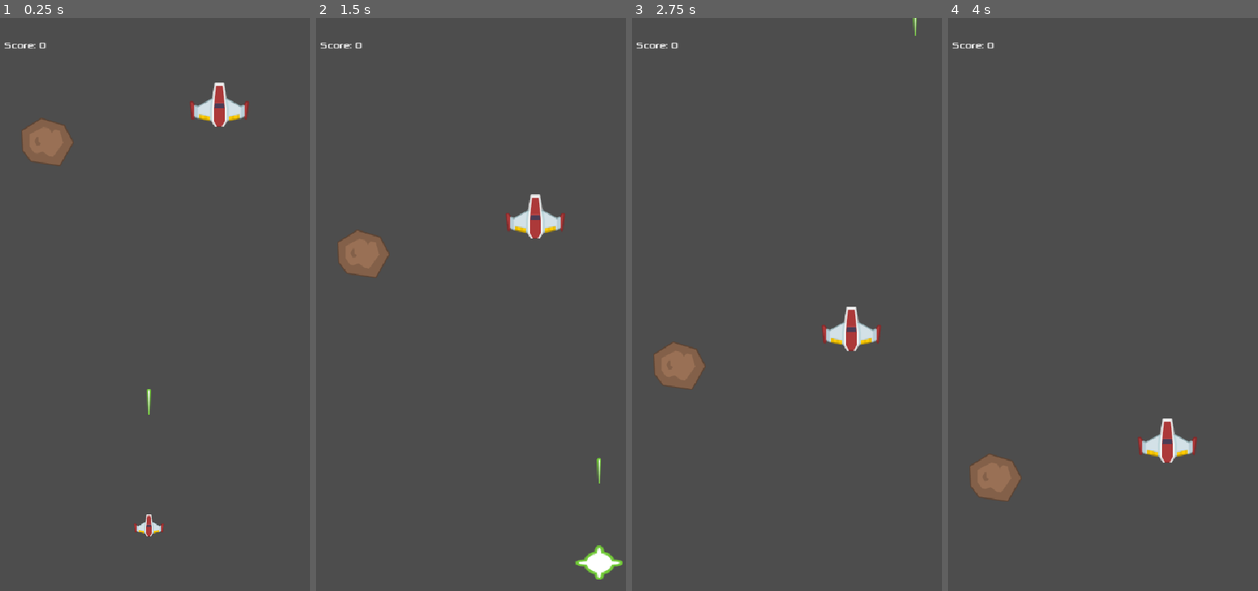
Above: before the commit, frames 1-4 (left to right).
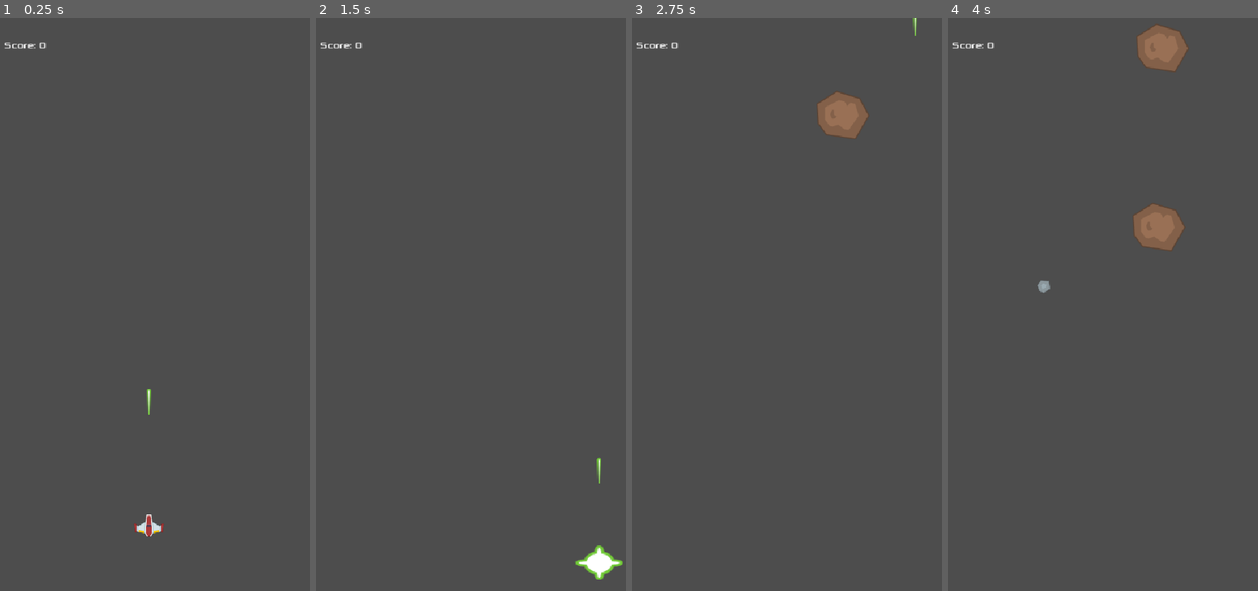
Above: after the commit, the same moments.

Repository: patsygibson/the_space_waste_game
Game: Godot game, scene res://scenes/main.tscn
The game is run twice, just before and just after one commit, with the same random seed, the same clock (stepped at 60 frames per second) and the same inputs.
Inputs:
- Up to frame 1 (0.25 s): no input
- Up to frame 2 (1.5 s): hold Right (move_right) 0.53-1.28 s; tap W (shield_activation) at 0.6 s; hold Down (move_down) from 1.28 s (still down); tap Space (shoot) at 1.35 s
- Up to frame 3 (2.75 s): release Down (move_down) at 2.03 s; hold Right (move_right) from 2.03 s (still down); tap W (shield_activation) at 2.1 s
- Up to frame 4 (4 s): release Right (move_right) at 2.78 s; hold Up (move_up) 2.78-3.53 s; tap Space (shoot) at 2.85 s; hold Left (move_left) from 3.53 s (still down); tap W (shield_activation) at 3.6 s

The runs differ from the first frame. In frame 1, 1.7% of the frame differs, in the area x 6-81%, y 11-26%; in frame 2, 1.7%; in frame 3, 2.7%; in frame 4, 3.8%, in the area x 6-81%, y 1-85%.

Commit message:
Added another enemy + move enemies into enemy scenes
Added asteroid that inherits from bigbrown, added them within an array + a timer so when the timer starts (every one second) it picks a random scene (one of the enemies) within the array and then it's global position within a range at the top of the screen in random places, then the scene is added to the enemy container.

Diff:
--- /dev/null
+++ b/scenes/asteroid.tscn
@@ -0,0 +1,14 @@
+[gd_scene format=3 uid="uid://c3dn5s36e51ky"]
+
+[ext_resource type="PackedScene" uid="uid://dvkg13qbh3dfe" path="res://scenes/bigbrown.tscn" id="1_akfqu"]
+[ext_resource type="Texture2D" uid="uid://c31511shc2dgf" path="res://assets/meteorGrey_med1.png" id="2_6mo6b"]
+
+[node name="asteroid" unique_id=217626966 instance=ExtResource("1_akfqu")]
+scale = Vector2(0.5, 0.5)
+speed = 400
+
+[node name="Sprite2D" parent="." index="0" unique_id=530132345]
+texture = ExtResource("2_6mo6b")
+
+[node name="CollisionShape2D" parent="." index="1" unique_id=2141742905]
+scale = Vector2(0.5, 0.5)
--- a/scenes/bigbrown.tscn
+++ b/scenes/bigbrown.tscn
@@ -1,6 +1,6 @@
 [gd_scene format=3 uid="uid://dvkg13qbh3dfe"]
 
-[ext_resource type="Script" uid="uid://p86syyad0vha" path="res://scenes/bigbrown.gd" id="1_8pi2v"]
+[ext_resource type="Script" uid="uid://p86syyad0vha" path="res://scripts/bigbrown.gd" id="1_8pi2v"]
 [ext_resource type="Texture2D" uid="uid://bgortyss22lwg" path="res://assets/bigbrown.png" id="2_v7c86"]
 
 [sub_resource type="CapsuleShape2D" id="CapsuleShape2D_uu1al"]
--- a/scenes/main.tscn
+++ b/scenes/main.tscn
@@ -7,10 +7,15 @@
 [ext_resource type="FontFile" uid="uid://cki8bqwisf8qh" path="res://assets/Xolonium-Regular.ttf" id="5_tefeu"]
 [ext_resource type="Script" uid="uid://hvq3hsmkunp2" path="res://scripts/score_label.gd" id="6_o6xl0"]
 [ext_resource type="PackedScene" uid="uid://3b1xthyrxuae" path="res://scenes/trash.tscn" id="7_o6xl0"]
+[ext_resource type="PackedScene" uid="uid://c3dn5s36e51ky" path="res://scenes/asteroid.tscn" id="8_tipki"]
 
 [node name="Main" type="Node2D" unique_id=1683689896]
 script = ExtResource("1_0wfyh")
+enemy_scenes = Array[PackedScene]([ExtResource("2_jyhfs"), ExtResource("8_tipki"), ExtResource("7_o6xl0")])
 metadata/_edit_vertical_guides_ = [-434.0]
+
+[node name="EnemySpawnTimer" type="Timer" parent="." unique_id=590670625]
+autostart = true
 
 [node name="Player" parent="." unique_id=1104090414 node_paths=PackedStringArray("score_label") groups=["player"] instance=ExtResource("2_sugp2")]
 position = Vector2(270, 850)
@@ -24,9 +29,6 @@
 
 [node name="Laser" parent="LaserContainer" unique_id=836802162 instance=ExtResource("3_sugp2")]
 position = Vector2(270, 815)
-
-[node name="bigbrown" parent="." unique_id=217626966 instance=ExtResource("2_jyhfs")]
-position = Vector2(100, 170)
 
 [node name="UI" type="Control" parent="." unique_id=195138154]
 layout_mode = 3
@@ -46,6 +48,6 @@
 text = "Score: 0"
 script = ExtResource("6_o6xl0")
 
-[node name="trash" parent="." unique_id=216112548 instance=ExtResource("7_o6xl0")]
-position = Vector2(388, 108)
-score_value = 1
+[node name="EnemyContainer" type="Node2D" parent="." unique_id=804151607]
+
+[connection signal="timeout" from="EnemySpawnTimer" to="." method="_on_enemy_spawn_timer_timeout"]
--- a/scenes/bigbrown.gd
+++ b/scripts/bigbrown.gd
@@ -15,10 +15,9 @@
 
 func _on_body_entered(body):
 	if body is Player:
-		print("Shield visible: ", body.get_node("Shield").visible)
+		#print("Shield visible: ", body.get_node("Shield").visible)
 		#body.die() #the Player dies
 		#die() #it dies as well
 		if not body.get_node("Shield").visible:
 			body.die()
-			die()
-# If the shield is not visible, then the player and big brown die
+# If the shield is not visible, then the player dies
--- a/scripts/main.gd
+++ b/scripts/main.gd
@@ -1,7 +1,10 @@
 extends Node2D
+@export var enemy_scenes: Array[PackedScene] = []
 
 @onready var player_spawn_pos = $PlayerSpawnPos
 @onready var laser_container = $LaserContainer
+@onready var timer = $EnemySpawnTimer
+@onready var enemy_container = $EnemyContainer
 
 var player = null
 
@@ -27,6 +30,8 @@
 	laser.global_position = location
 	laser_container.add_child(laser)
 
-#func _on_mob_shot():
-	#score += 1
-	#text = "Score: 5s" % score
+
+func _on_enemy_spawn_timer_timeout():
+	var e = enemy_scenes.pick_random().instantiate() #Connected 'timeout' to '_on_enemy_spawn_timer_timeout'. This is so it picks a random packed scene within the array oof enemy_scenes.
+	e.global_position = Vector2(randf_range(50, 500), 50)
+	enemy_container.add_child(e)
Binary file added: assets/meteorGrey_med1.png
Not shown, added: assets/meteorGrey_med1.png.import
Renamed: scenes/bigbrown.gd.uid -> scripts/bigbrown.gd.uid
